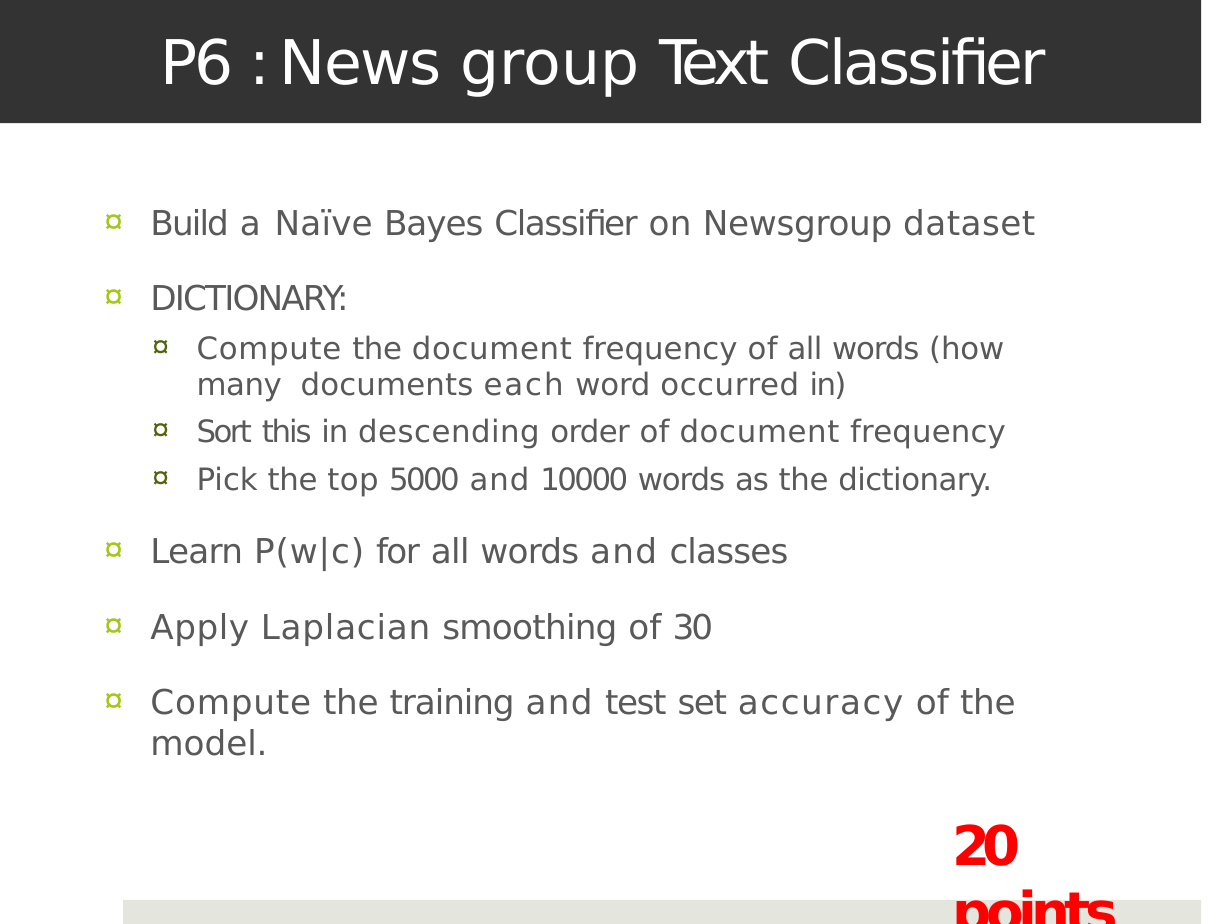
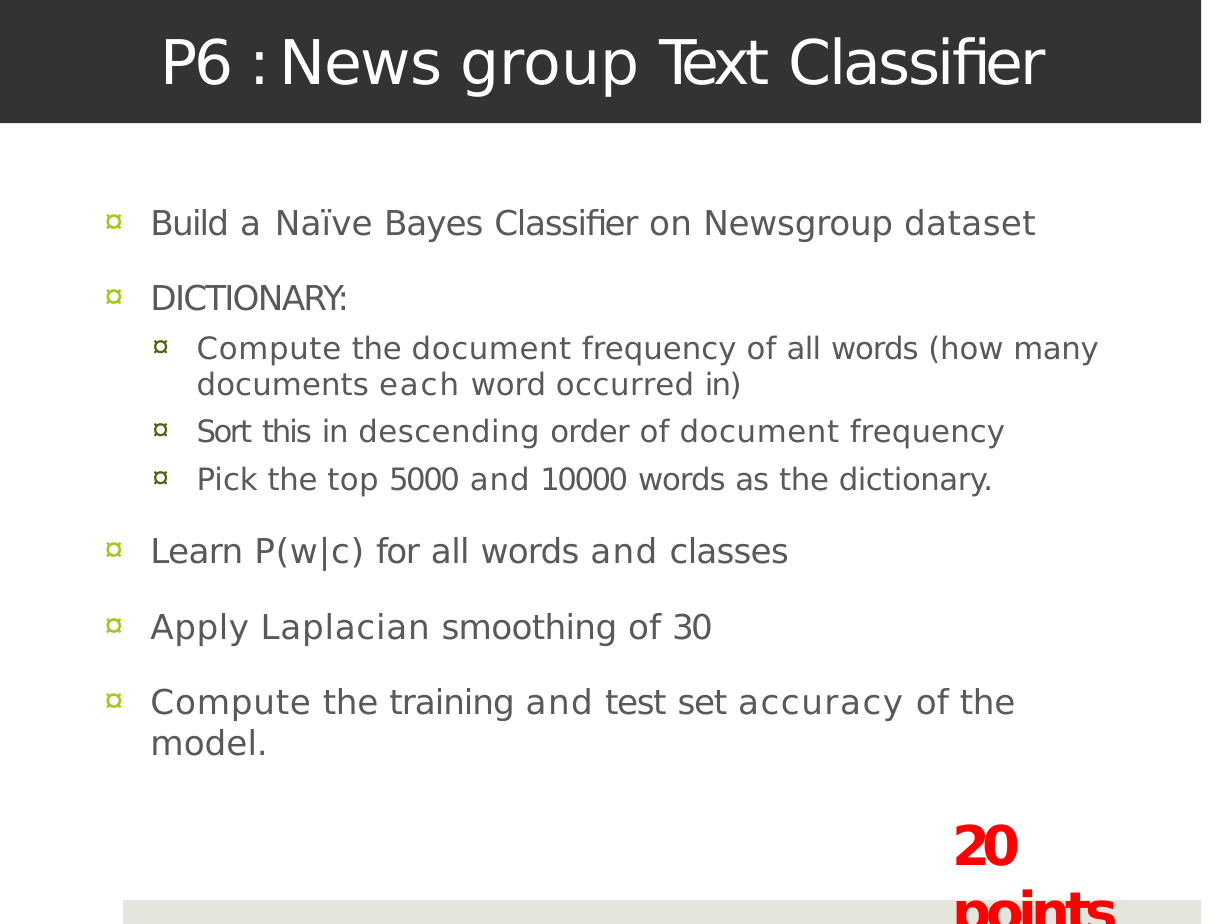
Before and after one commit to JishnuNair/dmg2, a slide deck: slide 9 of Home Work Assignments 1.pptx. Drawn at 1232x924 pixels with LibreOffice and Linux fonts; fonts in the diff are those of the drawing. Boxes give left, top, right and bottom in pixels: in the first picture for what was removed or moved away, otherwise in the second. Text is boxed around its words. In the diff, an @@ line names an element or a change of style, - is before the commit and + after.

```diff
--- a/Home Work Assignments 1.pptx
+++ b/Home Work Assignments 1.pptx
@@ text "Build a Naïve Bayes Classifier ..." at (150,209,1098,756): letter spacing -0.7 to -0.6 pt in "Bayes", "words", "words as", "training"; letter spacing 0.5 to 0.4 pt in "Compute", "Laplacian", "Compute"; letter spacing 0.1 to 0 pt in "frequency", "of", "of"; letter spacing -0.5 to -0.4 pt in "Learn", "smoothing"; letter spacing -0.1 to 0 pt in "model."; indent changed @@
```
Also in this commit, not shown: 8 other slides changed, 3 other files.
